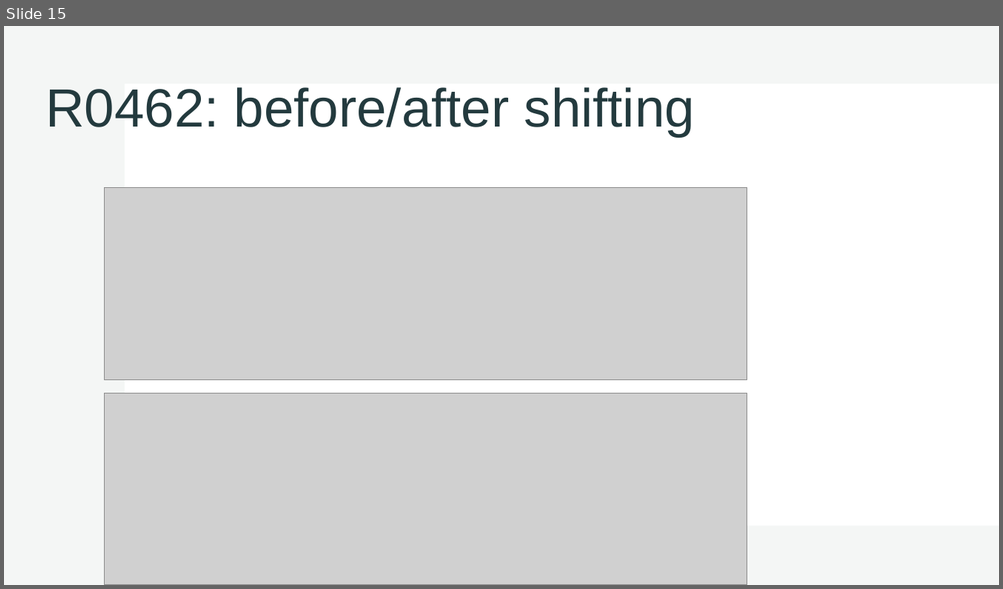
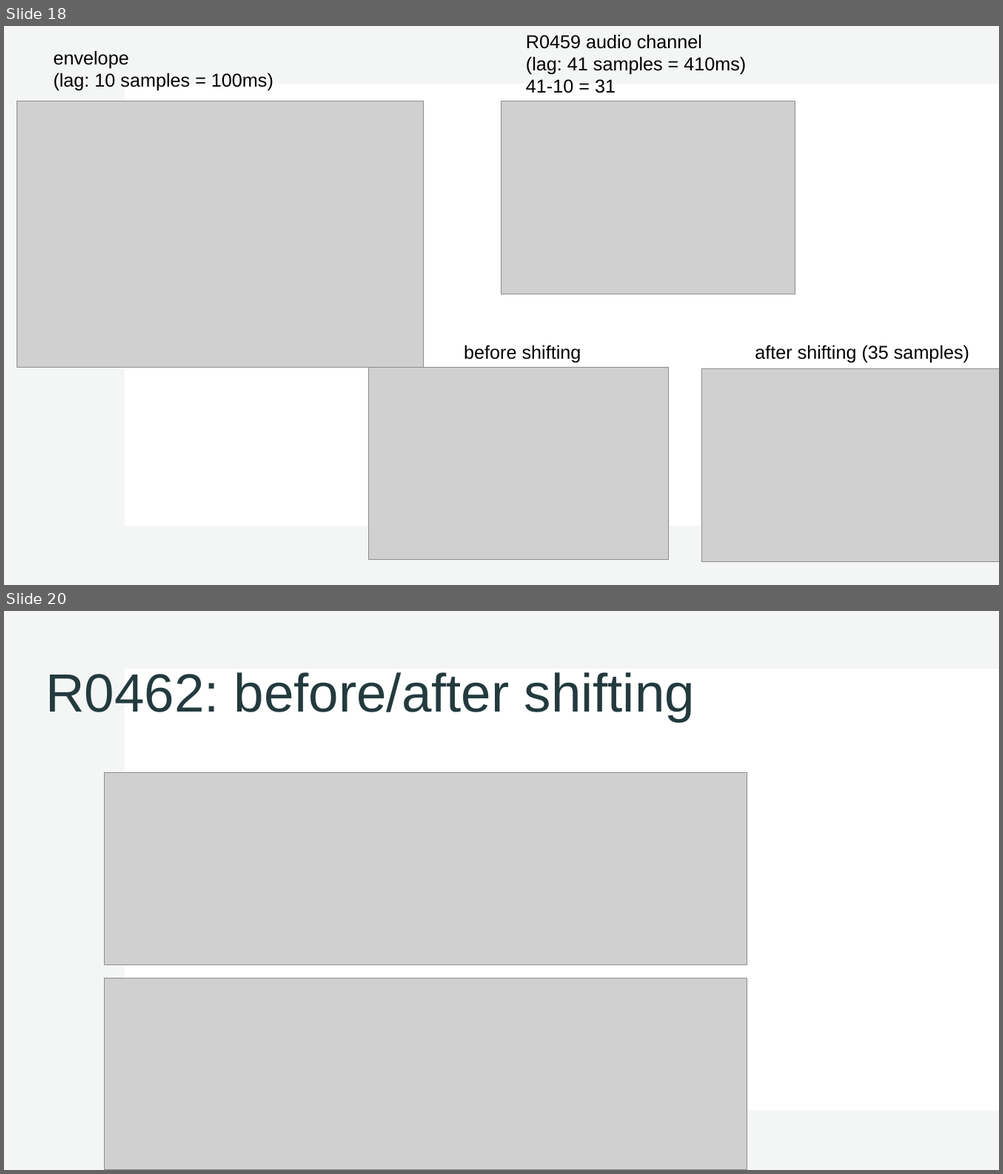
Before and after one commit to jeonghwa-cho/trf, a slide deck: eelbrain_TRFs.pptx. Shown one above the other, each under a label of ours: slide 15 before the commit, slides 18 and 20 after it; the slides between them are not shown. The pictures are 1003x589 and 1003x1174 pixels, drawn with LibreOffice and Linux fonts; fonts in the diff are those of the drawing; grey boxes stand for pictures. Boxes give left, top, right and bottom in pixels: in the first picture for what was removed or moved away, otherwise in the second. Text is boxed around its words. In the diff, an @@ line names an element or a change of style, - is before the commit and + after.

Commit message:
added audio plots

```diff
--- a/eelbrain_TRFs.pptx
+++ b/eelbrain_TRFs.pptx
@@ slide 18 added at (x1=4, y1=26, x2=999, y2=585), background #FFFFFF; not listed: 2 template elements that a slide beside it also shows @@
@@ text added at (x1=526, y1=34, x2=745, y2=93), 18 pt, text #000000 @@
+R0459 audio channel
+(lag: 41 samples = 410ms)
+41-10 = 31
@@ text added at (x1=54, y1=50, x2=273, y2=91), 18 pt, text #000000 @@
+envelope
+(lag: 10 samples = 100ms)
@@ picture added at (x1=17, y1=101, x2=424, y2=368) @@
@@ picture added at (x1=502, y1=101, x2=796, y2=294) @@
@@ text added at (x1=464, y1=345, x2=581, y2=363), 18 pt, text #000000 @@
+before shifting
@@ text added at (x1=754, y1=345, x2=969, y2=363), 18 pt, text #000000 @@
+after shifting (35 samples)
@@ picture added at (x1=369, y1=368, x2=669, y2=560) @@
@@ picture added at (x1=702, y1=369, x2=999, y2=562) @@
@@ what was slide 15 is now slide 20 @@
```
Also in this commit, not shown: 5 slides changed, 4 other slides added.
